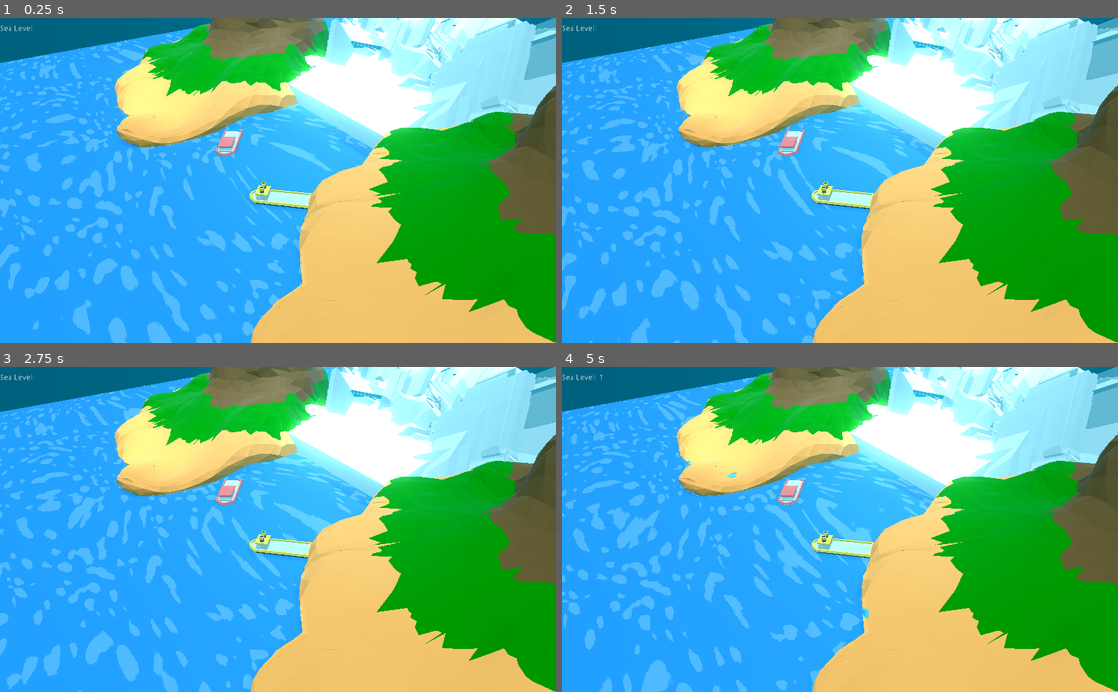
Above: before the commit, frames 1-4 (two rows, left to right).
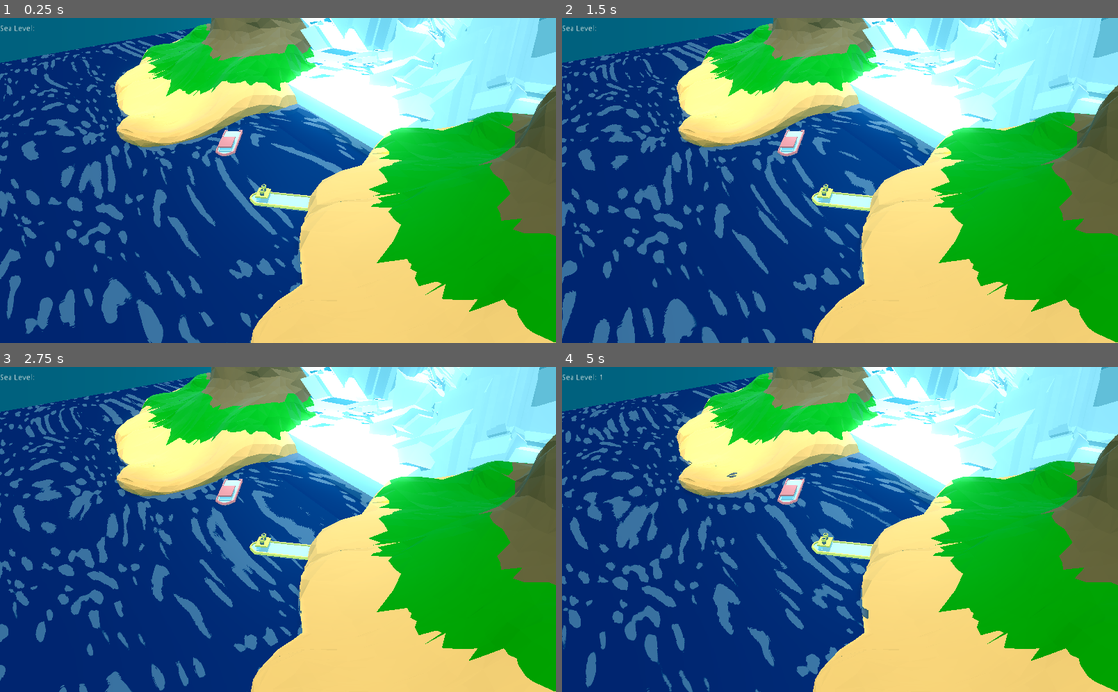
Above: after the commit, the same moments.

Repository: nikolajbaer/ld50
Game: Godot game, scene res://Scenes/root.tscn
Same seed, same stepped clock (60 frames per second), same inputs: the game is played once before the commit and once after it.
Inputs (mouse positions are in pixels of both pictures, inside the frame that each line leads up to):
- Up to frame 1 (0.25 s): no input
- Up to frame 2 (1.5 s): move the mouse to (962, 164) at 0.52 s; click (962, 164) at 0.67 s; drag from (728, 196) to (812, 245) at 1.27 s
- Up to frame 3 (2.75 s): move the mouse to (333, 458) at 2.02 s; click (333, 458) at 2.17 s
- Up to frame 4 (5 s): drag from (812, 594) to (673, 480) at 2.77 s; move the mouse to (1006, 578) at 3.52 s; click (1006, 578) at 3.67 s; drag from (673, 480) to (756, 448) at 4.27 s

The runs differ from the first frame. In frame 1, 48% of the frame differs, in the area x 0-100%, y 0-100%; in frame 2, 48%; in frame 3, 48%; in frame 4, 48%.

Commit message:
more tweaks

Diff:
--- a/Scenes/root.tscn
+++ b/Scenes/root.tscn
@@ -58,6 +58,12 @@
 mesh = SubResource( 7 )
 material/0 = ExtResource( 3 )
 
+[node name="watercraftPack_004" parent="Scene/Ocean/MeshInstance" instance=ExtResource( 7 )]
+transform = Transform( 0.00680716, 0, 0.00793279, 0, 0.05, 0, -0.00886902, 0, 0.00608858, -0.0264027, 0.955049, 0.0231903 )
+
+[node name="watercraftPack_005" parent="Scene/Ocean/MeshInstance" instance=ExtResource( 8 )]
+transform = Transform( 0.00718891, 0, -0.00695123, 0, 0.05, 0, 0.00695123, 0, 0.00718891, 0.222141, 0.954121, 0.0379552 )
+
 [node name="Spawn" type="Spatial" parent="Scene"]
 transform = Transform( 1, 0, 0, 0, 1, 0, 0, 0, 1, -0.120152, -1.75639, -13.783 )
 
@@ -102,10 +108,10 @@
 margin_bottom = 27.0
 
 [node name="berg" parent="." instance=ExtResource( 5 )]
-transform = Transform( 0.989581, 0.143976, 0, -0.143976, 0.989581, 0, 0, 0, 1, -16.9341, -13.2451, -47.3351 )
+transform = Transform( 0.989581, 0.143976, 0, -0.143976, 0.989581, 0, 0, 0, 1, -16.9341, -2.17904, -47.3351 )
 
 [node name="berg2" parent="." instance=ExtResource( 5 )]
-transform = Transform( -1.27469, 0, 0.712751, 0, 1, 0, -0.488043, 0, -0.87282, 21.2321, -13.2451, -38.3165 )
+transform = Transform( -1.27469, 0, 0.712751, 0, 1, 0, -0.488043, 0, -0.87282, 21.2321, -9.35185, -38.3165 )
 
 [node name="island" parent="." instance=ExtResource( 6 )]
 transform = Transform( 0.3745, 0, -0.800002, 0, 1.06635, 0, 0.896495, 0, 0.600911, -44.1783, -6.71732, -24.142 )
@@ -113,11 +119,8 @@
 [node name="island2" parent="." instance=ExtResource( 6 )]
 transform = Transform( -0.221814, 0, -0.948939, 0, 1.128, 0, 0.940966, 0, 0.0054118, 49.5157, -7.01261, -28.315 )
 
-[node name="watercraftPack_004" parent="." instance=ExtResource( 7 )]
-transform = Transform( 0.680716, 0, 0.793279, 0, 1, 0, -0.886902, 0, 0.608858, -7.45091, -2.90974, 5.9655 )
-
-[node name="watercraftPack_005" parent="." instance=ExtResource( 8 )]
-transform = Transform( 0.718891, 0, -0.695123, 0, 1, 0, 0.695123, 0, 0.718891, 17.4034, -2.38643, 7.44199 )
+[node name="Title card cam" type="Camera" parent="."]
+transform = Transform( -1, 2.11495e-08, 8.48259e-08, 0, 0.970296, -0.241922, -8.74228e-08, -0.241922, -0.970296, 10, 5, -90 )
 
 [connection signal="body_entered" from="Scene/Ocean" to="." method="_on_Ocean_body_entered"]
 [connection signal="body_exited" from="Scene/Ocean" to="." method="_on_Ocean_body_exited"]
--- a/Shaders/RoystanToonWaterShader.tres
+++ b/Shaders/RoystanToonWaterShader.tres
@@ -96,16 +96,16 @@
 [resource]
 shader = SubResource( 1 )
 shader_param/beer_factor = 0.8
-shader_param/foam_distance = 10.0
-shader_param/foam_max_distance = 0.1
+shader_param/foam_distance = 0.01
+shader_param/foam_max_distance = 1.0
 shader_param/foam_min_distance = 0.0
 shader_param/foam_color = Color( 1, 1, 1, 0.121569 )
-shader_param/surface_noise_tiling = Vector2( 10, 16 )
+shader_param/surface_noise_tiling = Vector2( 8, 16 )
 shader_param/surface_noise_scroll = Vector3( 0.03, 0.03, 0.03 )
 shader_param/surface_noise_cutoff = 0.596
 shader_param/surface_distortion_amount = 0.519
-shader_param/_DepthGradientShallow = Color( 0.32549, 0.784314, 0.972549, 1 )
-shader_param/_DepthGradientDeep = Color( 0.384314, 0.580392, 0.756863, 0.929412 )
+shader_param/_DepthGradientShallow = Color( 0.0352941, 0.0588235, 0.0666667, 1 )
+shader_param/_DepthGradientDeep = Color( 0.0352941, 0.192157, 0.333333, 0.929412 )
 shader_param/_DepthMaxDistance = 0.117
 shader_param/_DepthFactor = 1.0
 shader_param/surfaceNoise = ExtResource( 1 )
--- a/default_env.tres
+++ b/default_env.tres
@@ -1,7 +1,7 @@
 [gd_resource type="Environment" load_steps=2 format=2]
 
 [sub_resource type="ProceduralSky" id=1]
-sky_top_color = Color( 0.678431, 0.803922, 0.835294, 1 )
+sky_top_color = Color( 0.694118, 0.847059, 0.882353, 1 )
 sky_horizon_color = Color( 0, 0, 0, 1 )
 sky_curve = 0.0839729
 ground_bottom_color = Color( 0.156863, 0.388235, 0.447059, 1 )
